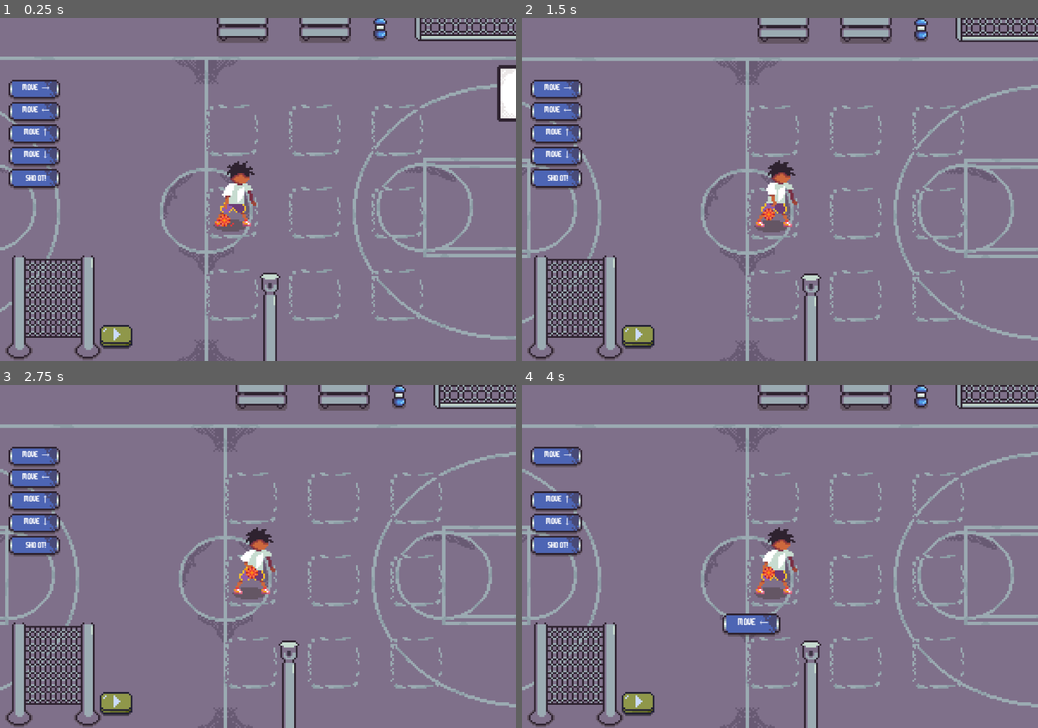
Above: before the commit, frames 1-4 (two rows, left to right).
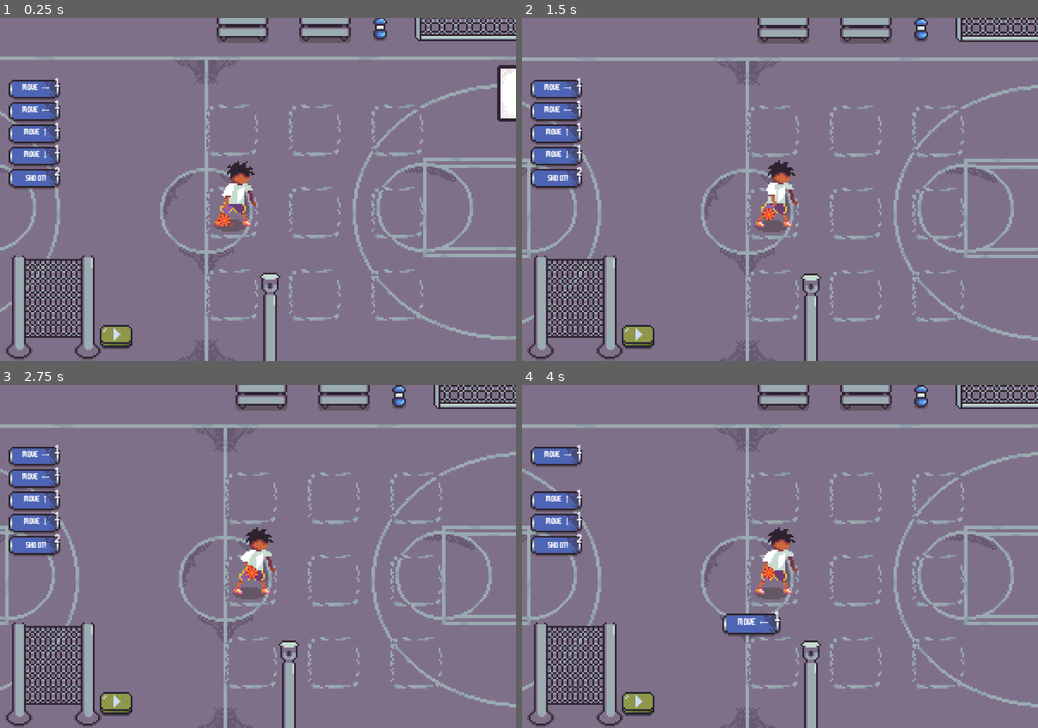
Above: after the commit, the same moments.

Repository: DarlanApenas/dunk-coding-2d
Game: Godot game, scene res://scenes/game.tscn
Two runs of this game, one before a commit and one after it. Both use one fixed random seed, a clock stepped at 60 frames per second and the inputs below.
Inputs (mouse positions are in pixels of both pictures, inside the frame that each line leads up to):
- Up to frame 1 (0.25 s): no input
- Up to frame 2 (1.5 s): click (640, 333) at 0.5 s; click (640, 333) at 1.25 s
- Up to frame 3 (2.75 s): click (118, 700) at 2 s
- Up to frame 4 (4 s): drag from (558, 457) to (558, 546) at 2.77 s; drag from (558, 477) to (754, 625) at 3.52 s

The runs differ from the first frame. In frame 1, less than 0.1% of the frame differs, in the area x 10-12%, y 17-47%; in frame 2, less than 0.1%; in frame 3, less than 0.1%; in frame 4, less than 0.1%, in the area x 10-51%, y 17-70%.

Commit message:
add block cost

Diff:
--- a/entites/block.tscn
+++ b/entites/block.tscn
@@ -4,9 +4,17 @@
 [ext_resource type="Script" uid="uid://bvy74egptcoup" path="res://scripts/dragndrop.gd" id="1_lgte1"]
 [ext_resource type="Script" uid="uid://dwv55jo1na815" path="res://scripts/block_attributes.gd" id="2_4igxf"]
 [ext_resource type="FontFile" uid="uid://7t7nuuuisoh" path="res://font/m6x11.ttf" id="4_dbusf"]
+[ext_resource type="Texture2D" uid="uid://dp36g6vkuq766" path="res://resource/Decor/mana-icon.png" id="4_p6iiu"]
 
 [sub_resource type="RectangleShape2D" id="RectangleShape2D_yr1i0"]
 size = Vector2(30, 11)
+
+[sub_resource type="LabelSettings" id="LabelSettings_jymka"]
+font = ExtResource("4_dbusf")
+font_size = 7
+shadow_size = 0
+shadow_color = Color(0, 0, 0, 0.6627451)
+shadow_offset = Vector2(-0.085, 0.295)
 
 [sub_resource type="LabelSettings" id="LabelSettings_dbusf"]
 line_spacing = 0.0
@@ -26,6 +34,23 @@
 [node name="Sprite2D" type="Sprite2D" parent="Block" unique_id=332992907]
 texture = ExtResource("1_4igxf")
 
+[node name="Mana" type="Marker2D" parent="Block" unique_id=1340905047]
+position = Vector2(14, -4)
+
+[node name="Sprite2D" type="Sprite2D" parent="Block/Mana" unique_id=148428145]
+visible = false
+scale = Vector2(0.48, 0.48)
+texture = ExtResource("4_p6iiu")
+
+[node name="Label" type="Label" parent="Block/Mana" unique_id=2103404232]
+offset_left = -2.0
+offset_top = -2.0
+offset_right = 38.0
+offset_bottom = 21.0
+pivot_offset = Vector2(0, 5)
+text = "3"
+label_settings = SubResource("LabelSettings_jymka")
+
 [node name="Label" type="Label" parent="Block" unique_id=104037561]
 offset_left = -19.0
 offset_top = -11.0
--- a/scenes/game.tscn
+++ b/scenes/game.tscn
@@ -4823,6 +4823,7 @@
 [node name="Block5" parent="UI" unique_id=21002463 instance=ExtResource("11_kvpfn")]
 position = Vector2(20, 93)
 block_type = "SHOOT!"
+block_cost = 2
 
 [node name="drop_zone" parent="UI" unique_id=1787792880 instance=ExtResource("12_dinhu")]
 position = Vector2(31, 148)
--- a/scripts/dragndrop.gd
+++ b/scripts/dragndrop.gd
@@ -1,7 +1,9 @@
 extends Node2D
 
 @export var block_type: String = ""
+@export var block_cost: int = 1
 @onready var label: Label = $Block/Label
+@onready var mana_label: Label = $Block/Mana/Label
 
 var selected = false
 var in_grid = false
@@ -10,6 +12,7 @@
 var origin_position = Vector2.ZERO
 
 func _ready():
+	mana_label.text = str(block_cost)
 	label.text = block_type
 	origin_position = global_position
 	rest_point = global_position
--- a/scripts/drop_zone.gd
+++ b/scripts/drop_zone.gd
@@ -20,17 +20,23 @@
 	if not block.block_type in accepted_types:
 		return false
 
-	# Define índice de inserção
 	if insert_index == -1 or insert_index >= stack.size():
 		insert_index = stack.size()
+	insert_index = clamp(insert_index, 0, stack.size())
 
-	insert_index = clamp(insert_index, 0, stack.size())
-	stack.insert(insert_index, block)
+	stack.insert(insert_index, {
+		"block": block,
+		"type": block.block_type,
+		"cost": block.block_cost
+	})
 	_reposition_all()
 	return true
 
 func remove_block(block):
-	stack.erase(block)
+	for i in stack.size():
+		if stack[i]["block"] == block:
+			stack.remove_at(i)
+			break
 	_reposition_all()
 
 func get_insert_index(mouse_y: float) -> int:
@@ -43,13 +49,13 @@
 
 func _reposition_all():
 	for i in stack.size():
-		var block = stack[i]
+		var block = stack[i]["block"]
 		block.rest_point = global_position + Vector2(0, i * slot_height)
 
 func _on_run_pressed():
 	GameEvents.run_pressed.emit(stack.duplicate())
-	for block in stack:
-		block.in_grid = false
-		block.current_zone = null
-		block.rest_point = block.origin_position
+	for entry in stack:
+		entry["block"].in_grid = false
+		entry["block"].current_zone = null
+		entry["block"].rest_point = entry["block"].origin_position
 	stack.clear()
--- a/scripts/player.gd
+++ b/scripts/player.gd
@@ -142,6 +142,7 @@
 	if anim.animation_finished.is_connected(_on_shoot_finished):
 		anim.animation_finished.disconnect(_on_shoot_finished)
 		anim.play("idle_bouncing")
+		execute_next_command()
 
 func _on_action_finished() -> void:
 	is_doing_action = false
@@ -150,8 +151,11 @@
 
 func _on_run_pressed(stack: Array):
 	command_queue.clear()
-	for block in stack:
-		command_queue.append(block.block_type)
+	var total_cost = 0
+	for entry in stack:
+		command_queue.append(entry["type"])
+		total_cost += entry["cost"]
+	print("Custo total da jogada: ", total_cost)
 	execute_next_command()
 
 func execute_next_command():
Binary file added: resource/Decor/mana-icon.aseprite
Binary file added: resource/Decor/mana-icon.png
Not shown, added: resource/Decor/mana-icon.png.import
